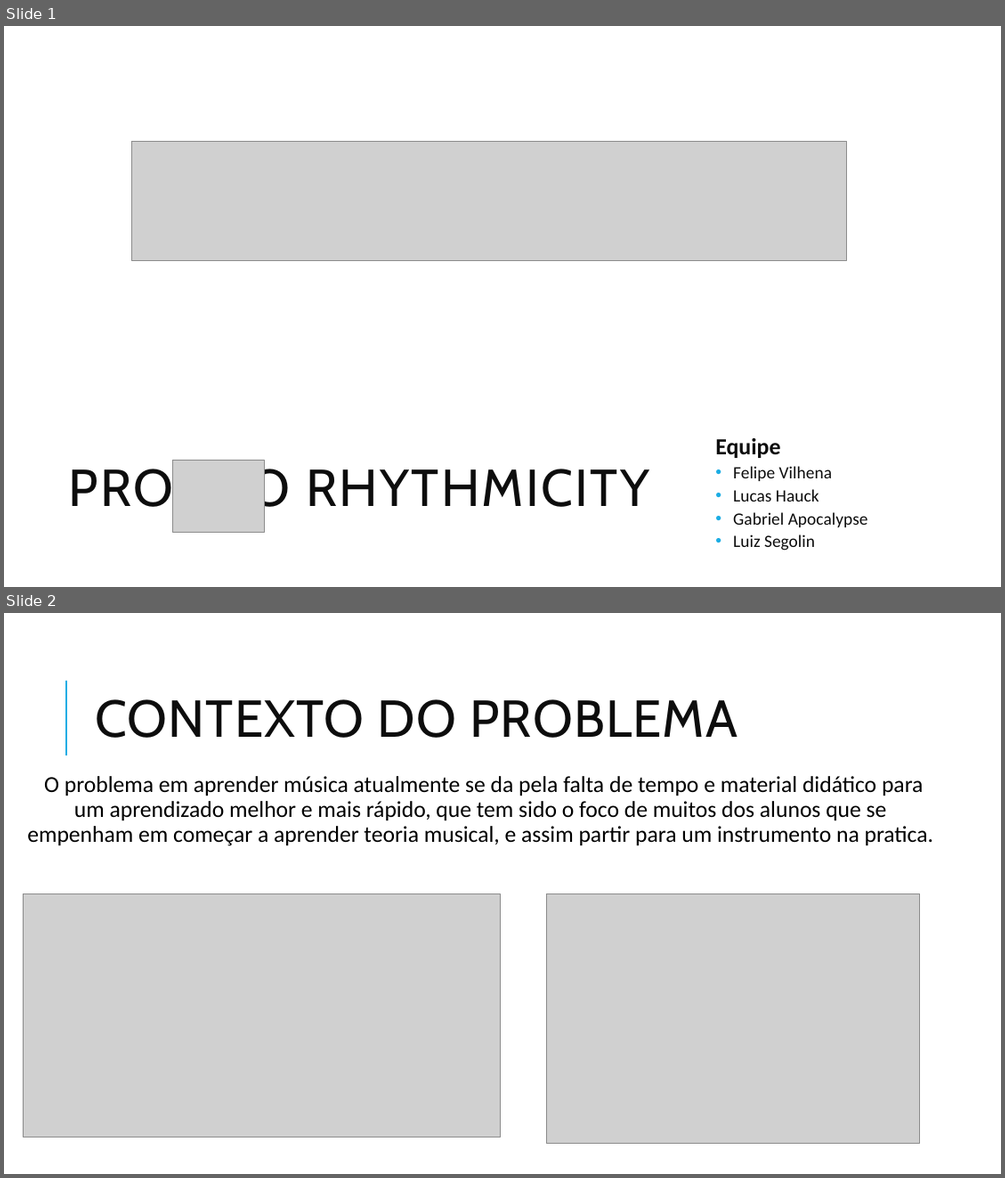
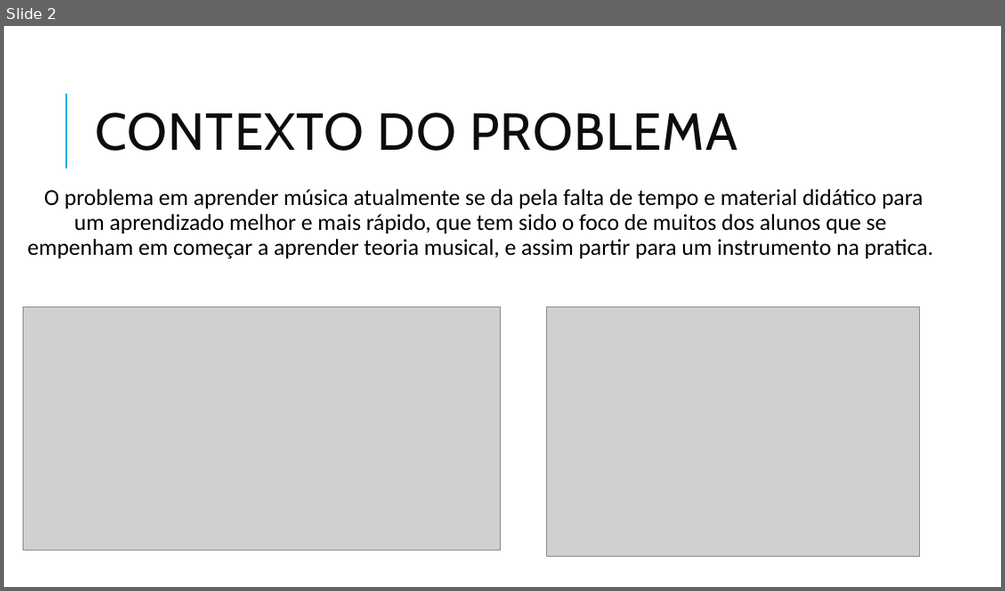
Before and after one commit to ICEI-PUC-Minas-PMGCC-TI/ti-1-pmg-cc-t-20231-dificuldade-em-aprender-musica, a slide deck: docs/apresentacao/Slide_TI_FrontEnd.pptx. Shown one above the other, each under a label of ours: slides 1 and 2 before the commit, slide 2 after it. The pictures are 1005x1178 and 1005x591 pixels, drawn with LibreOffice and Linux fonts; fonts in the diff are those of the drawing; grey boxes stand for pictures. Boxes give left, top, right and bottom in pixels: in the first picture for what was removed or moved away, otherwise in the second. Text is boxed around its words. In the diff, an @@ line names an element or a change of style, - is before the commit and + after.

Commit message:
Add files via upload
Felipe Dias

Mudei alguns slides na parte de metodologia

```diff
--- a/docs/apresentacao/Slide_TI_FrontEnd.pptx
+++ b/docs/apresentacao/Slide_TI_FrontEnd.pptx
@@ slide 1 removed at box(4, 26, 1001, 587), background #FFFFFF @@
@@ picture removed at box(132, 142, 847, 261) @@
@@ subtitle removed at box(715, 438, 868, 550) @@
-Equipe
-• Felipe Vilhena
-• Lucas Hauck
-• Gabriel Apocalypse
-• Luiz Segolin
@@ title removed at box(69, 462, 649, 517) @@
-PROJETO RHYTHMICITY
@@ picture removed at box(173, 459, 264, 532) @@
```
Also in this commit, not shown: 1 slide added.
